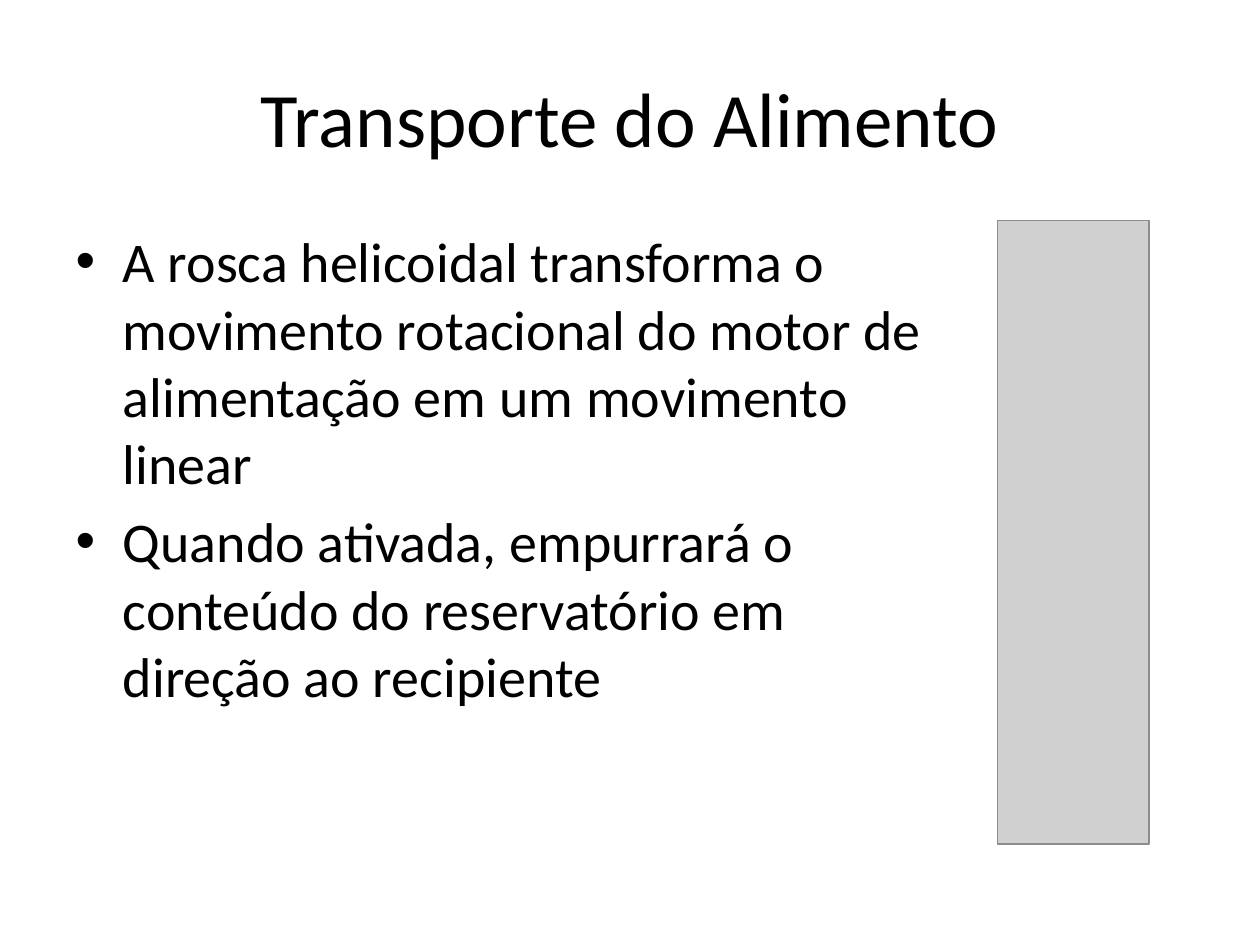
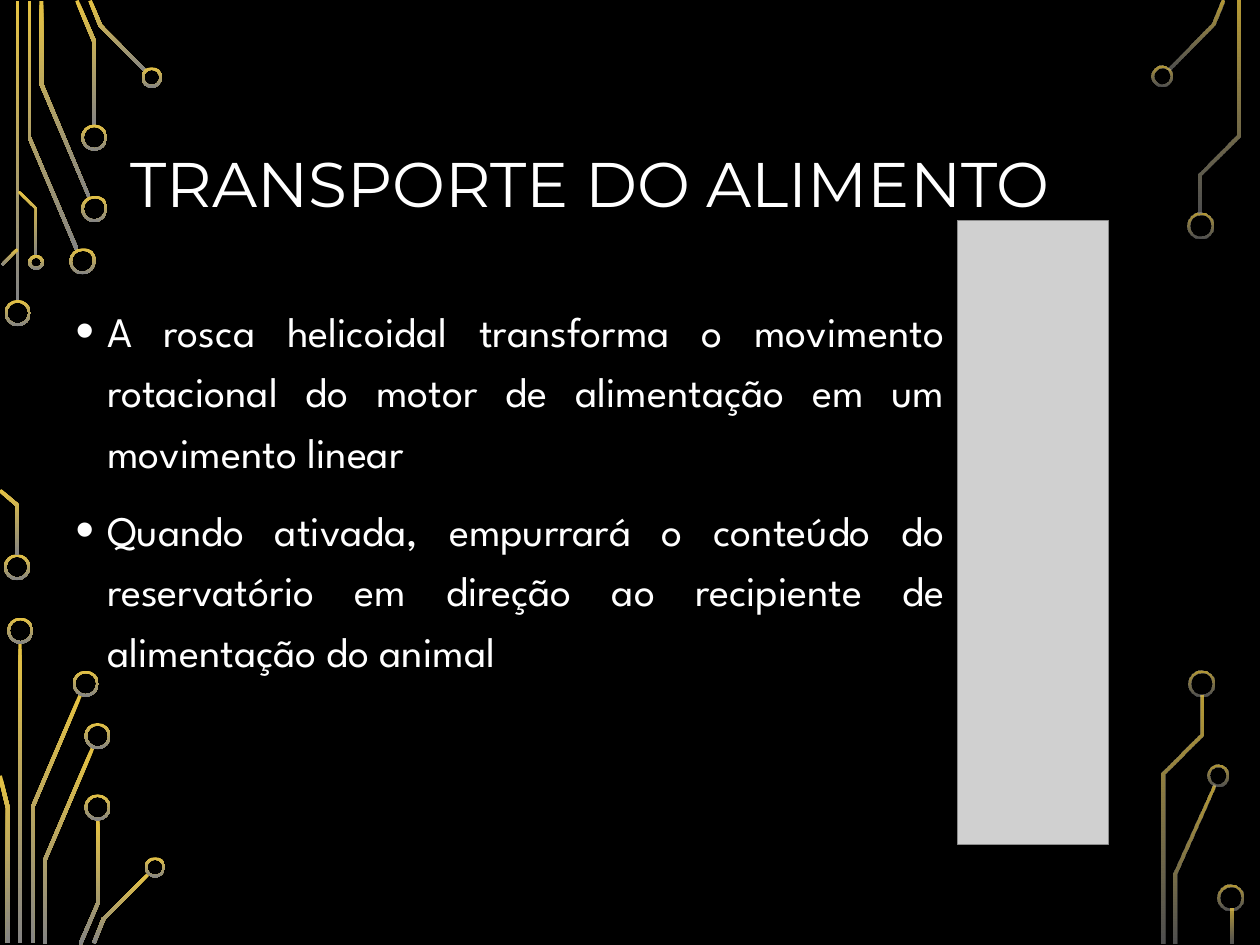
Before and after one commit to AntonioZanini/TCC-ETEC-ELO20-02, a slide deck: slide 9 of TCC.pptx. Drawn at 1260x945 pixels with LibreOffice and Linux fonts; fonts in the diff are those of the drawing; grey boxes stand for pictures; background and template pictures are left out. Boxes give left, top, right and bottom in pixels: in the first picture for what was removed or moved away, otherwise in the second. Text is boxed around its words. In the diff, an @@ line names an element or a change of style, - is before the commit and + after.

```diff
--- a/TCC.pptx
+++ b/TCC.pptx
@@ background #FFFFFF to picture (left out) @@
@@ title at box(131, 162, 1050, 223): text changed; size 44 to 36 pt; font Calibri to Montserrat; text colour #000000 to #FFFFFF @@
-Transporte do Alimento
+TRANSPORTE DO ALIMENTO
@@ picture at box(958, 220, 1109, 844): rotation 90 to 0 degrees @@
@@ text "A rosca helicoidal transforma o ...": place and size @@
-text "A rosca helicoidal transforma o ..." at box(123, 243, 920, 707)
+text "A rosca helicoidal transforma o ..." at box(107, 317, 945, 676)
@@ text at box(107, 317, 944, 469): size 32 to 24 pt, font Calibri to League Spartan, text colour #000000 to #FFFFFF in "A rosca helicoidal transforma o movimento rotacional ..."; alignment left to justified; indent changed; line spacing 1 to 1.2; more space between paragraphs @@
@@ text at box(107, 517, 945, 676): text changed; size 32 to 24 pt; font Calibri to League Spartan; text colour #000000 to #FFFFFF @@
-• Quando ativada, empurrará o conteúdo do reservatório em direção ao recipiente
+• Quando ativada, empurrará o conteúdo do reservatório em direção ao recipiente de alimentação do animal
@@ group added at box(0, 0, 1244, 945): 33 freeform shapes, 3 rectangles @@
```
Also in this commit, not shown: 21 other slides changed, 1 slide added, 1 slide removed.
